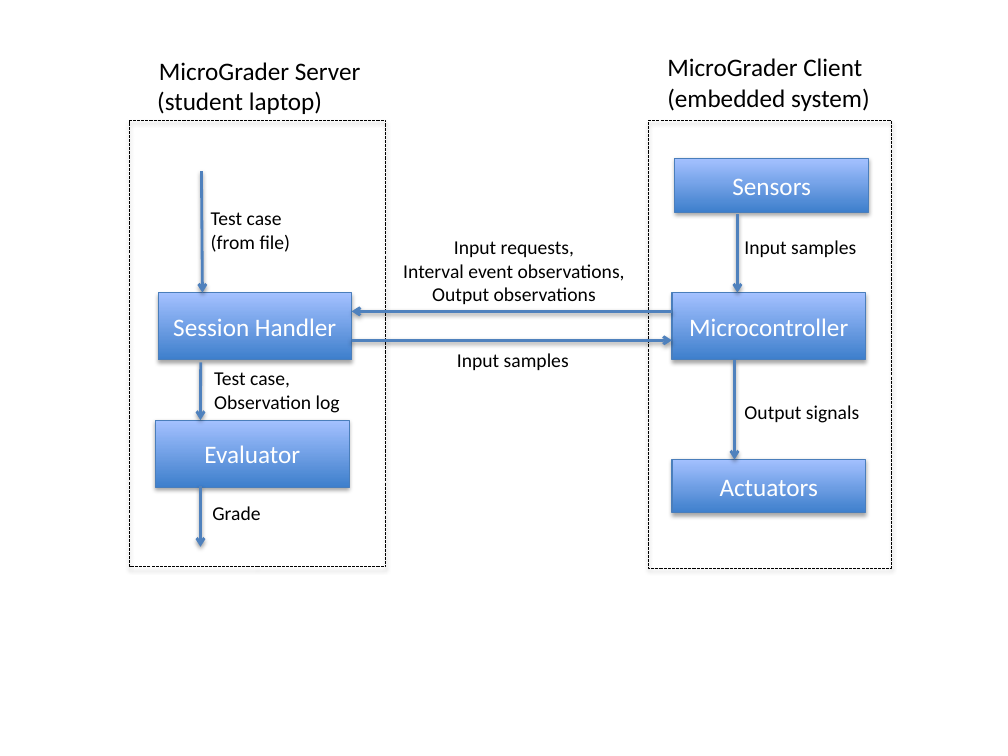
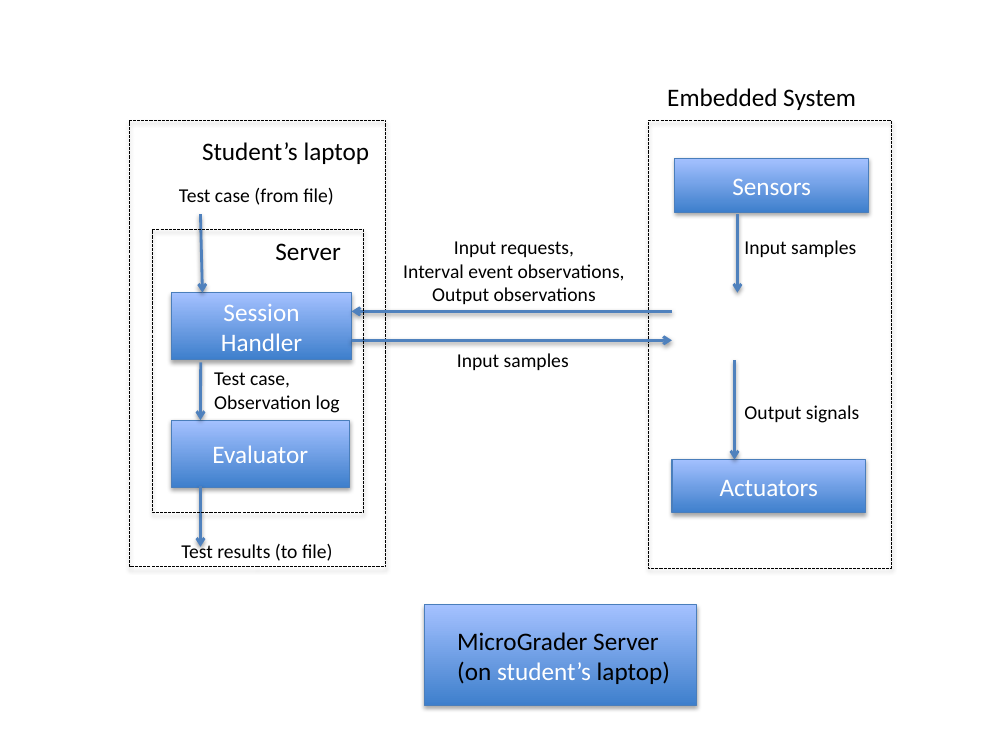
Before and after one commit to dmendelsohn/micrograder-paper, a slide deck: slide 1 of diagrams.pptx. Drawn at 1008x756 pixels with LibreOffice and Linux fonts; fonts in the diff are those of the drawing. Boxes give left, top, right and bottom in pixels: in the first picture for what was removed or moved away, otherwise in the second. Text is boxed around its words. In the diff, an @@ line names an element or a change of style, - is before the commit and + after.

```diff
--- a/diagrams.pptx
+++ b/diagrams.pptx
@@ text at [667,88,856,110]: text changed @@
-MicroGrader Client
-(embedded system)
+Embedded System
@@ text at [202,142,370,164]: text changed @@
-MicroGrader Server
-(student laptop)
+Student’s laptop
@@ text at [179,188,334,205]: text changed @@
-Test case
-(from file)
+Test case (from file)
@@ rectangle added at [152,230,363,513], outline #000000 0.75 pt dashed @@
@@ arrow moved from (202, 171) - (203, 292) to (201, 214) - (203, 292) @@
@@ text added at [275,243,340,260], 18 pt, text #000000 @@
+Server
@@ rectangle "Session Handler": place and size @@
-rectangle "Session Handler" at [158,292,352,360]
+rectangle "Session Handler" at [171,292,352,360]
@@ rectangle removed at [672,292,866,360] @@
-Microcontroller
@@ rectangle "Evaluator": place and size @@
-rectangle "Evaluator" at [155,420,349,488]
+rectangle "Evaluator" at [171,420,349,488]
@@ text at [181,542,333,561]: text changed @@
-Grade
+Test results (to file)
@@ rectangle added at [424,605,696,706], fill gradient #3F80CE to #A4C4FF, outline #4B7EBC 0.75 pt @@
@@ text added at [457,632,670,684], 18 pt, text #000000 @@
+MicroGrader Server
+(on student’s laptop)
```
Also in this commit, not shown: 4 other files.
